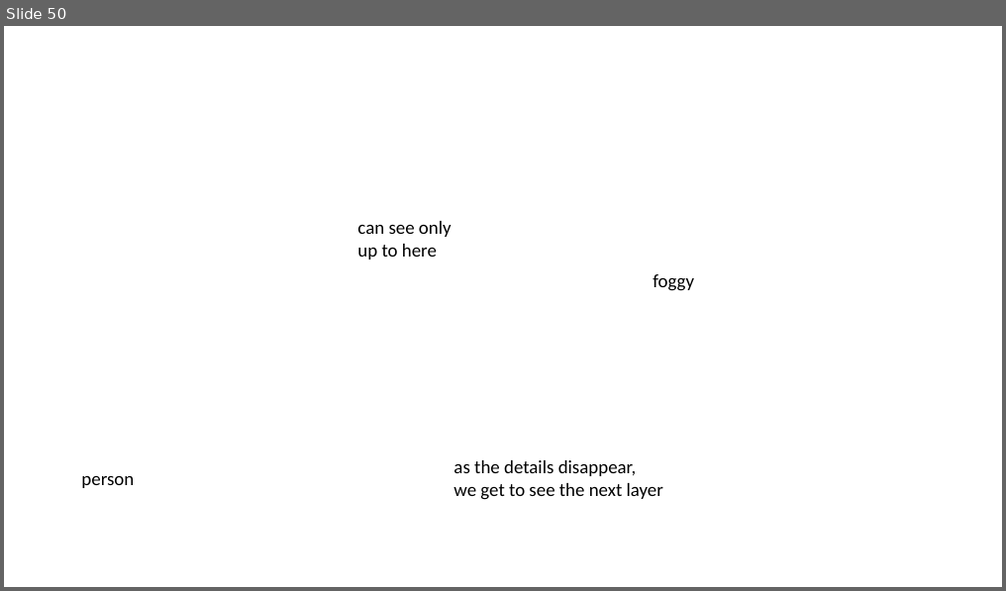
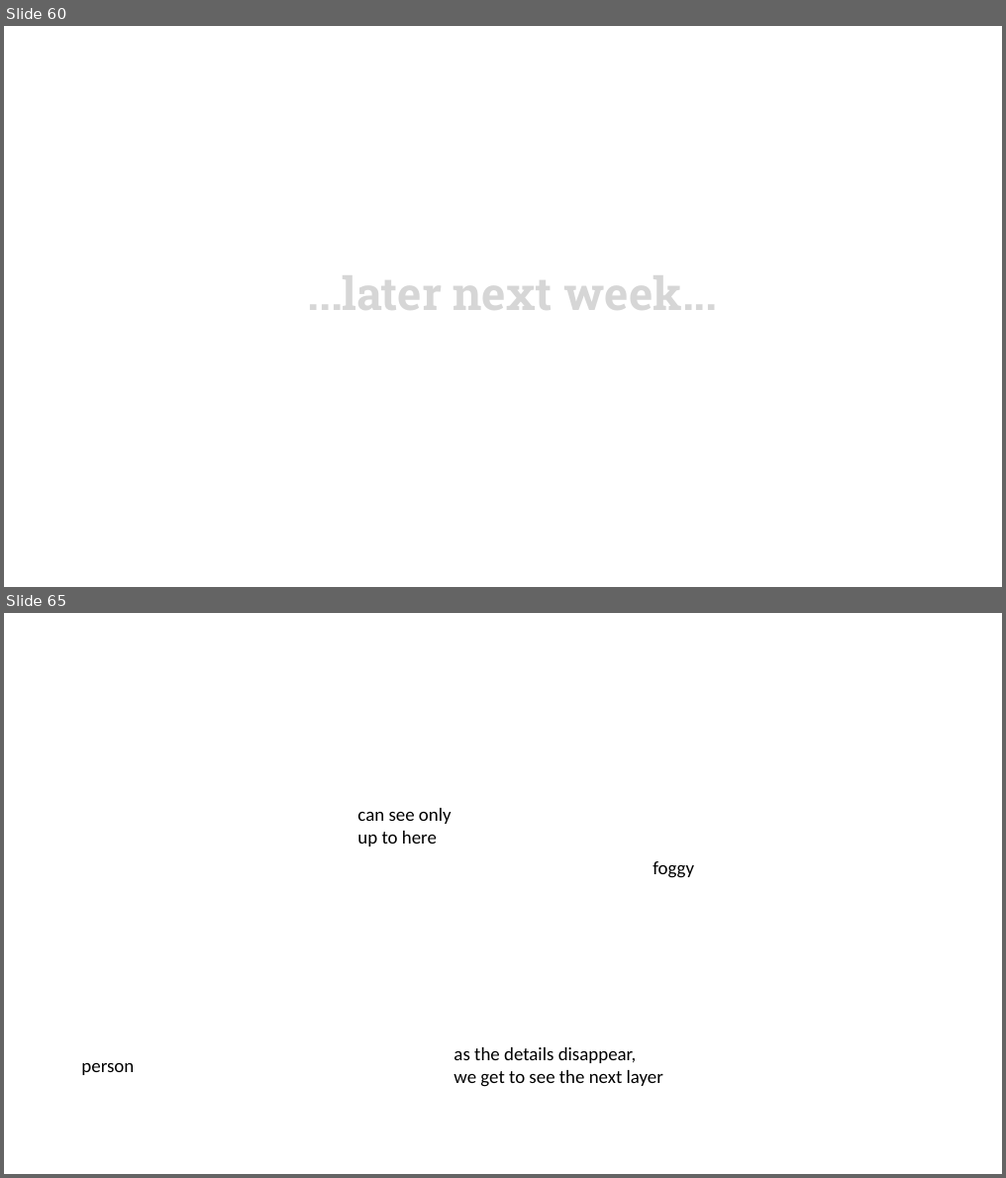
Before and after one commit to LearnWithLlew/TestingBetterWithApprovals.Slides, a slide deck: slides/Testing Better with Approvals.pptx. Shown one above the other, each under a label of ours: slide 50 before the commit, slides 60 and 65 after it; the slides between them are not shown. The pictures are 1006x591 and 1006x1178 pixels, drawn with LibreOffice and Linux fonts; fonts in the diff are those of the drawing; background and template pictures are left out. Boxes give left, top, right and bottom in pixels: in the first picture for what was removed or moved away, otherwise in the second. Text is boxed around its words. In the diff, an @@ line names an element or a change of style, - is before the commit and + after.

```diff
--- a/slides/Testing Better with Approvals.pptx
+++ b/slides/Testing Better with Approvals.pptx
@@ slide 60 added at [4, 26, 1002, 587], background picture (left out) @@
@@ text added at [308, 275, 717, 310], 44 pt, text gradient #979797 to #D7D7D7 to #FFFFFF, bold @@
+...later next week...
@@ what was slide 50 is now slide 65 @@
```
Also in this commit, not shown: 15 other slides added, 1 slide removed.
